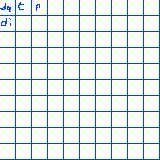
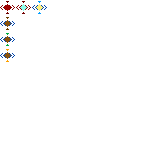
Before/after of a 160px x 160px layered artwork. What changed in the layer stack:
added group "DigFortune" with 3 layers above "DigSilk" over [left=0, top=49, right=15, bottom=62]
added layer "Layer 2" (1st of 6, in "DigFortune") in group "DigFortune" over [left=4, top=52, right=11, bottom=59]
moved "Layer 1" (1st of 6, in "DigFortune") into group "DigFortune", painted on it over [left=0, top=0, right=160, bottom=160]
added group "DigSilk" with 3 layers above "Dig" over [left=0, top=33, right=15, bottom=46]
added layer "Layer 2" (2nd of 6, in "DigSilk") in group "DigSilk" over [left=4, top=36, right=11, bottom=43]
added layer "Layer 1" (2nd of 6, in "DigSilk") in group "DigSilk" over [left=0, top=37, right=15, bottom=42]
added group "Dig" with 3 layers above "Fly" over [left=0, top=17, right=15, bottom=30]
added layer "Layer 2" (3rd of 6, in "Dig") in group "Dig" over [left=4, top=20, right=11, bottom=27]
added layer "Layer 1" (3rd of 6, in "Dig") in group "Dig" over [left=0, top=21, right=15, bottom=26]
added group "Fly" with 3 layers above "Test" over [left=32, top=1, right=47, bottom=14]
added layer "Layer 2" (4th of 6, in "Fly") in group "Fly" over [left=36, top=4, right=43, bottom=11]
added layer "Layer 1" (4th of 6, in "Fly") in group "Fly" over [left=32, top=5, right=47, bottom=10]
added group "Test" with 3 layers above "Damage" over [left=16, top=1, right=31, bottom=14]
added layer "Layer 2" (5th of 6, in "Test") in group "Test" over [left=20, top=4, right=27, bottom=11]
added layer "Layer 1" (5th of 6, in "Test") in group "Test" over [left=16, top=5, right=31, bottom=10]
added group "Damage" with 3 layers above "Layer 0" over [left=0, top=1, right=15, bottom=14]
added layer "Layer 2" (6th of 6, in "Damage") in group "Damage" over [left=4, top=4, right=11, bottom=11]
added layer "Layer 1" (6th of 6, in "Damage") in group "Damage" over [left=0, top=5, right=15, bottom=10]
…and 6 more changes (6 added)
